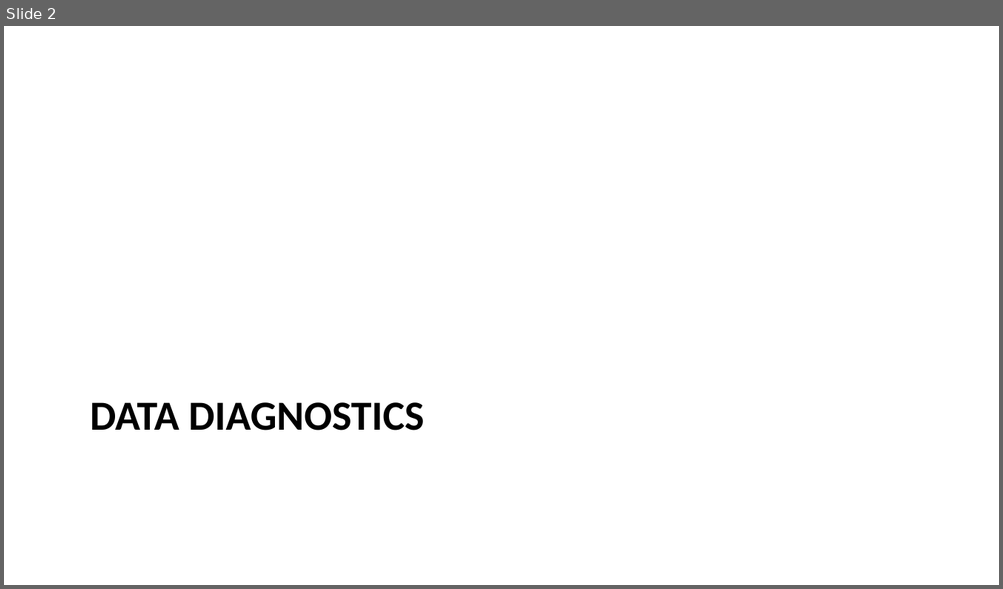
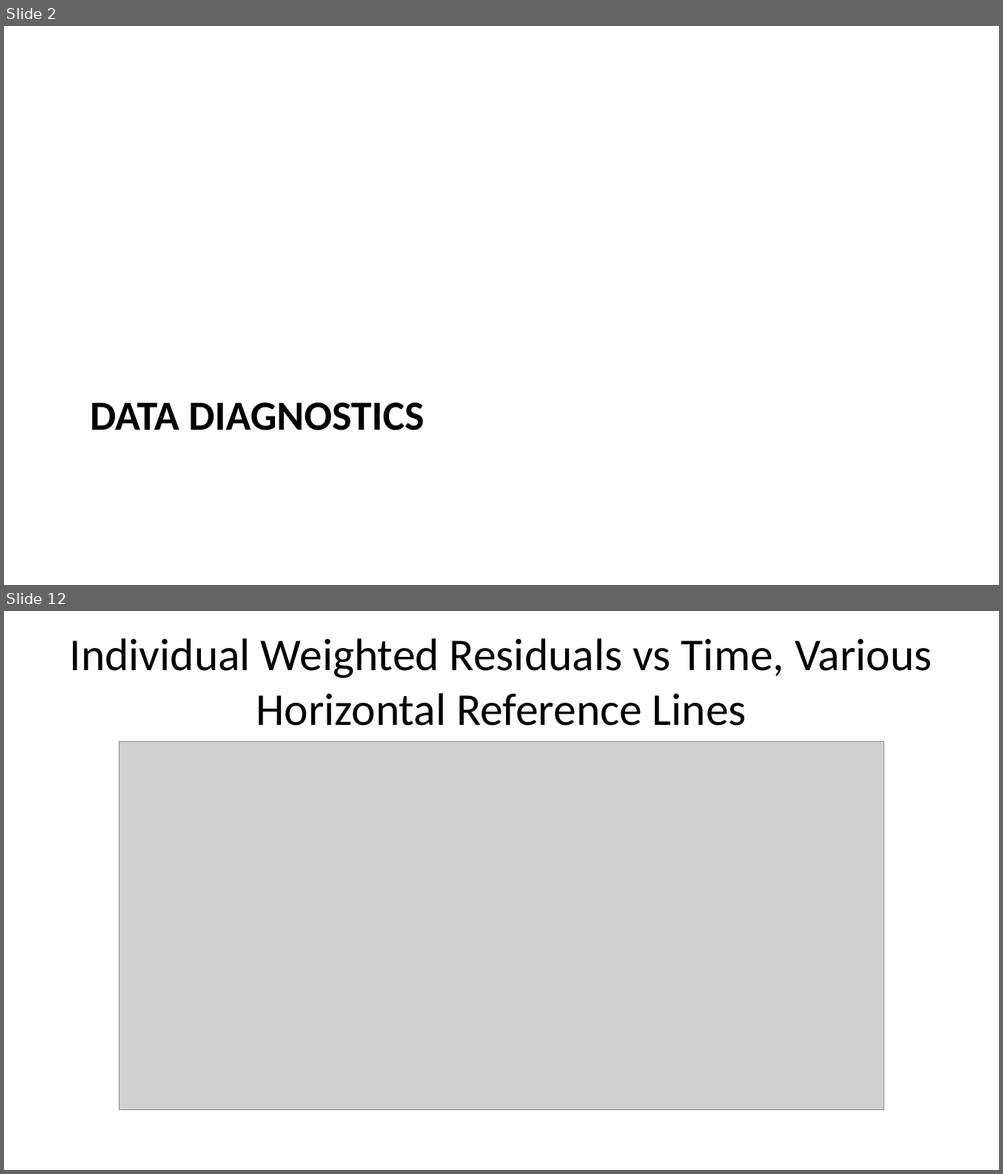
Before and after one commit to bergsmat/yamlet, a slide deck: inst/extdata/modeling/diagnostics.pptx. Shown one above the other, each under a label of ours: slide 2 before the commit, slides 2 and 12 after it; the slides between them are not shown. The pictures are 1003x589 and 1003x1174 pixels, drawn with LibreOffice and Linux fonts; fonts in the diff are those of the drawing; grey boxes stand for pictures. Boxes give left, top, right and bottom in pixels: in the first picture for what was removed or moved away, otherwise in the second. Text is boxed around its words. In the diff, an @@ line names an element or a change of style, - is before the commit and + after.

```diff
--- a/inst/extdata/modeling/diagnostics.pptx
+++ b/inst/extdata/modeling/diagnostics.pptx
@@ slide 12 added at (4,611,999,1170), background #FFFFFF @@
@@ title added at (70,638,931,726), 44 pt, text #000000 @@
+Individual Weighted Residuals vs Time, Various Horizontal Reference Lines
@@ picture added at (119,741,884,1111) @@
```
Also in this commit, not shown: 8 slides changed, 4 other slides added, 19 other files.
